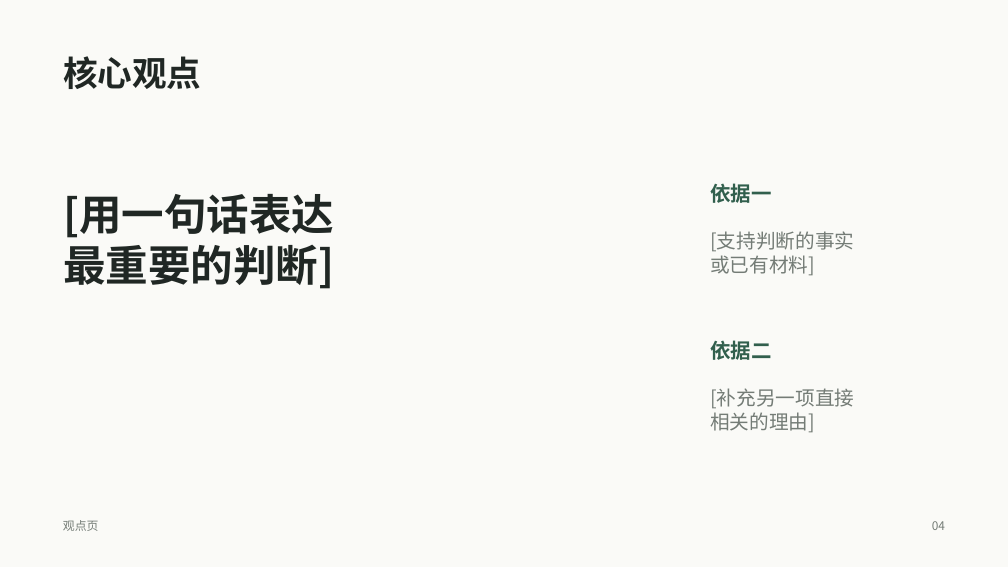
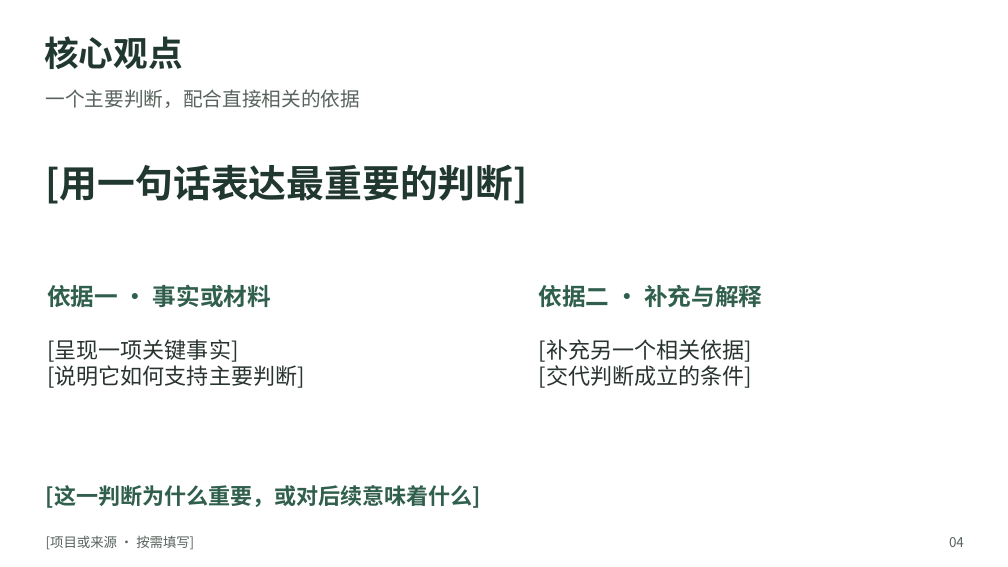
Before and after one commit to sky-awe/minimal-elegant-ppt-skill, a slide deck: slide 4 of skills/minimal-elegant-ppt/assets/template.pptx. Drawn at 1008x567 pixels with LibreOffice and Linux fonts; fonts in the diff are those of the drawing. Boxes give left, top, right and bottom in pixels: in the first picture for what was removed or moved away, otherwise in the second. Text is boxed around its words. In the diff, an @@ line names an element or a change of style, - is before the commit and + after.

```diff
--- a/skills/minimal-elegant-ppt/assets/template.pptx
+++ b/skills/minimal-elegant-ppt/assets/template.pptx
@@ background #FAFAF7 to #FFFFFF @@
@@ text "核心观点": place and size @@
-text "核心观点" at [63,56,202,89]
+text "核心观点" at [44,36,183,69]
@@ text "核心观点" at [44,36,183,69]: text colour #202724 to #20382F @@
@@ text added at [46,89,360,108], 18.8 pt, text #58635D @@
+一个主要判断，配合直接相关的依据
@@ text at [46,165,528,204]: text changed; size 40.5 to 36 pt; text colour #202724 to #20382F @@
-[用一句话表达
-最重要的判断]
+[用一句话表达最重要的判断]
@@ text at [47,285,271,307]: text changed; size 19.5 to 22.5 pt @@
-依据一
+依据一 · 事实或材料
@@ text at [539,285,762,307]: text changed; size 19.5 to 22.5 pt @@
-依据二
+依据二 · 补充与解释
@@ text at [47,339,304,388]: text changed; size 18.8 to 21 pt; text colour #747C76 to #29342F @@
-[支持判断的事实
-或已有材料]
+[呈现一项关键事实]
+[说明它如何支持主要判断]
@@ text at [539,339,752,388]: text changed; size 18.8 to 21 pt; text colour #747C76 to #29342F @@
-[补充另一项直接
-相关的理由]
+[补充另一个相关依据]
+[交代判断成立的条件]
@@ text added at [46,485,482,508], 21 pt, text #315F4D, bold @@
+[这一判断为什么重要，或对后续意味着什么]
@@ text at [46,536,194,550]: text changed; size 11.2 to 12.8 pt; text colour #747C76 to #58635D @@
-观点页
+[项目或来源 · 按需填写]
@@ text "04": place and size @@
-text "04" at [932,521,945,530]
+text "04" at [949,537,964,547]
@@ text "04" at [949,537,964,547]: size 11.2 to 12.8 pt, text colour #747C76 to #58635D @@
```
Also in this commit, not shown: 6 other slides changed, 5 slides added, 5 slides removed, 5 other files.
